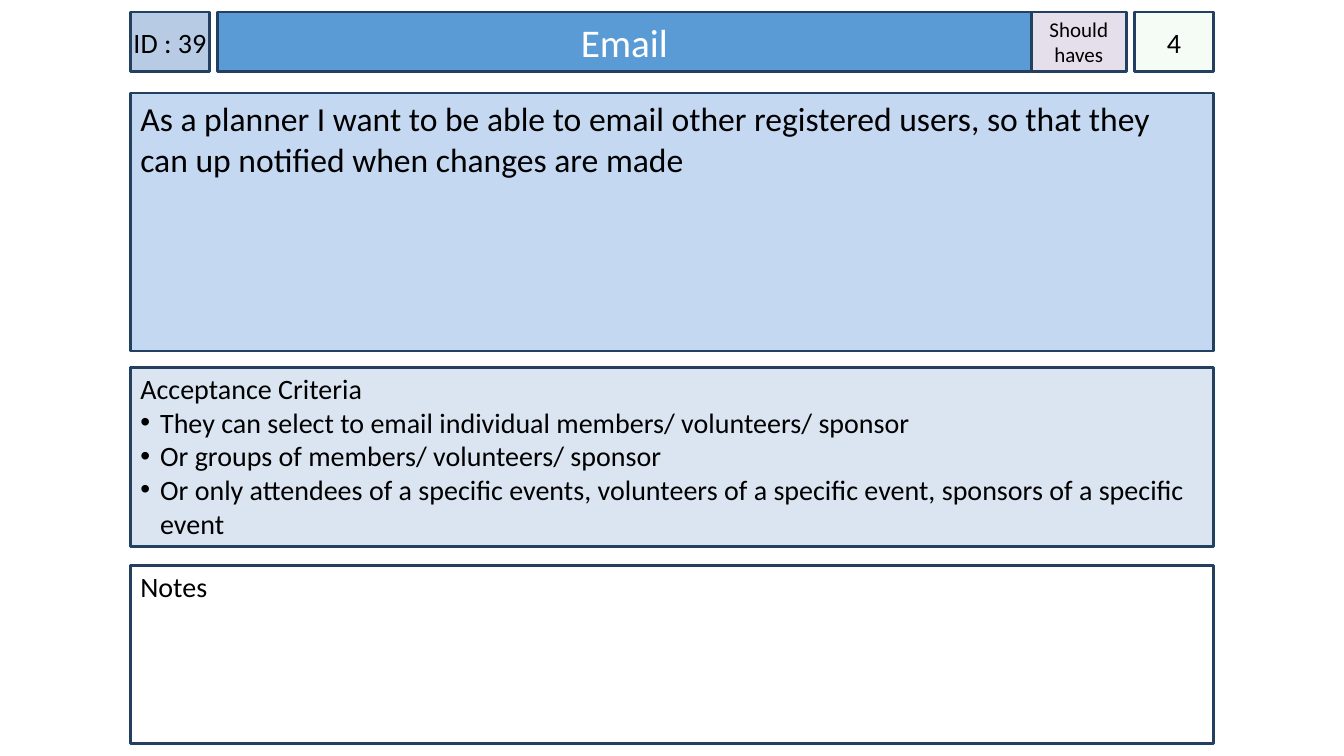
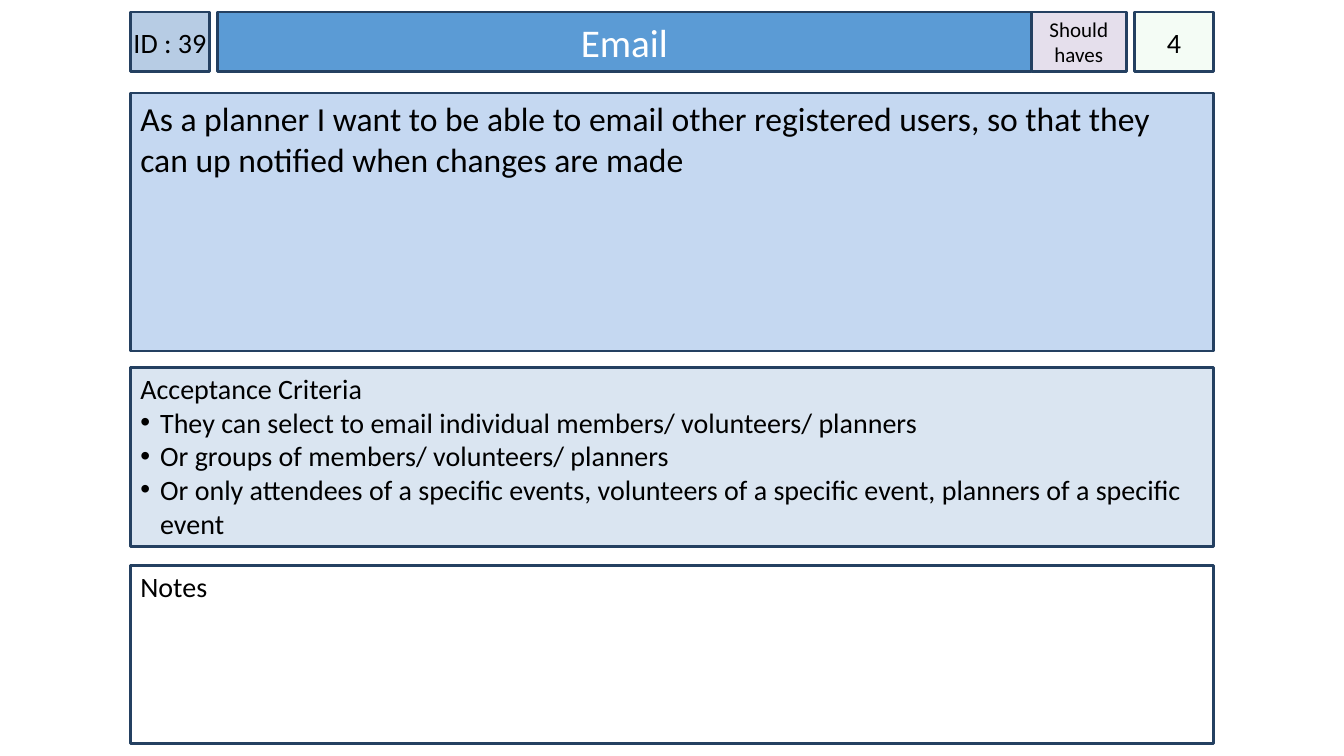
Before and after one commit to gcaba3/IFB299-Group23, a slide deck: slide 25 of New user stories.pptx. Drawn at 1344x756 pixels with LibreOffice and Linux fonts; fonts in the diff are those of the drawing. Boxes give left, top, right and bottom in pixels: in the first picture for what was removed or moved away, otherwise in the second. Text is boxed around its words. In the diff, an @@ line names an element or a change of style, - is before the commit and + after.

```diff
--- a/New user stories.pptx
+++ b/New user stories.pptx
@@ text in rectangle at [160,413,1181,535]: text changed @@
-• They can select to email individual members/ volunteers/ sponsor
-• Or groups of members/ volunteers/ sponsor
-• Or only attendees of a specific events, volunteers of a specific event, sponsors of a specific event
+• They can select to email individual members/ volunteers/ planners
+• Or groups of members/ volunteers/ planners
+• Or only attendees of a specific events, volunteers of a specific event, planners of a specific event
```
Also in this commit, not shown: 2 other slides changed, 7 other files.
